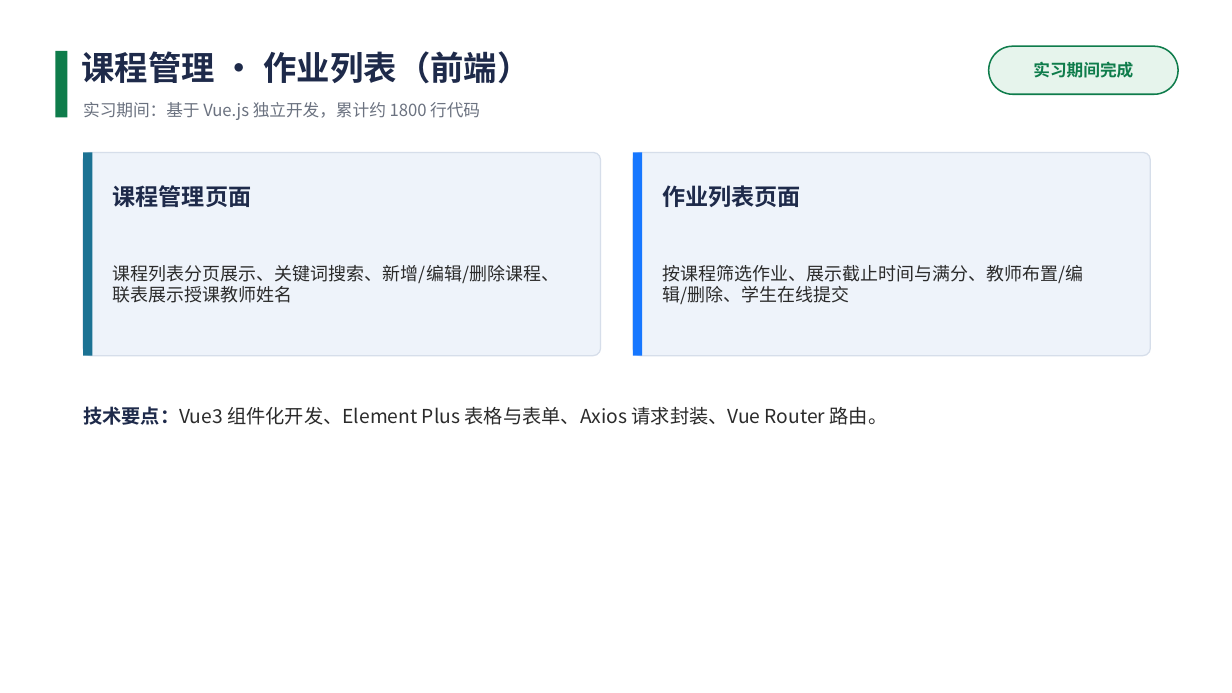
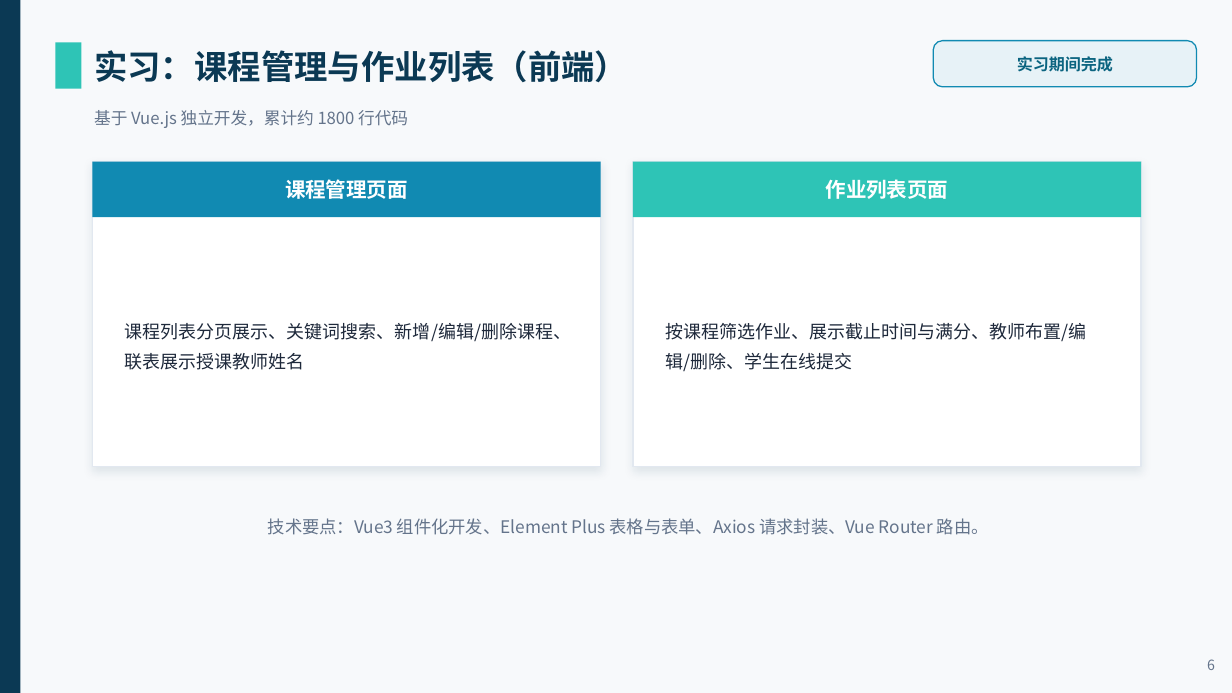
Before and after one commit to CloudGiaohaooo/smart-classroom, a slide deck: slide 6 of 答辩材料/答辩PPT-实习与拓展划分版.pptx. Drawn at 1232x693 pixels with LibreOffice and Linux fonts; fonts in the diff are those of the drawing. Boxes give left, top, right and bottom in pixels: in the first picture for what was removed or moved away, otherwise in the second. Text is boxed around its words. In the diff, an @@ line names an element or a change of style, - is before the commit and + after.

```diff
--- a/答辩材料/答辩PPT-实习与拓展划分版.pptx
+++ b/答辩材料/答辩PPT-实习与拓展划分版.pptx
@@ background #FFFFFF to #F7F9FB @@
@@ rectangle added at [0, 0, 20, 693], fill #0B3954 @@
@@ rectangle: place and size @@
-rectangle at [55, 51, 67, 117]
+rectangle at [55, 43, 81, 89]
@@ rectangle at [55, 43, 81, 89]: fill #0E7C4B to #2EC4B6 @@
@@ text at [94, 50, 628, 82]: text changed; text colour #1E2A4A to #0B3954 @@
-课程管理 · 作业列表（前端）
+实习：课程管理与作业列表（前端）
@@ text "实习期间完成": place and size @@
-text "实习期间完成" at [1033, 62, 1133, 78]
+text "实习期间完成" at [1017, 56, 1113, 72]
@@ text "实习期间完成" at [1017, 56, 1113, 72]: size 13 to 12.5 pt, text colour #0E7C4B to #0B6480 @@
@@ rounded rectangle: place and size @@
-rounded rectangle at [989, 46, 1178, 94]
+rounded rectangle at [933, 41, 1197, 87]
@@ rounded rectangle at [933, 41, 1197, 87]: fill #E6F4EC to #E7F2F7; outline #0E7C4B 1.2 pt to #118AB2 1 pt; proportions changed @@
@@ text at [94, 110, 408, 128]: text changed; text colour #6B7280 to #64748B @@
-实习期间：基于 Vue.js 独立开发，累计约 1800 行代码
+基于 Vue.js 独立开发，累计约 1800 行代码
@@ rounded rectangle removed at [83, 152, 601, 356] @@
@@ rectangle removed at [83, 152, 92, 356] @@
@@ text "课程管理页面": place and size @@
-text "课程管理页面" at [113, 185, 252, 207]
+text "课程管理页面" at [285, 179, 408, 199]
@@ text "课程管理页面" at [285, 179, 408, 199]: size 18 to 16 pt, text colour #1E2A4A to #FFFFFF; alignment left to centre @@
@@ rectangle added at [92, 162, 601, 467], fill #FFFFFF, outline #E2E8F0 1 pt @@
@@ rectangle added at [92, 162, 601, 217], fill #118AB2 @@
@@ text "作业列表页面" at [826, 179, 949, 199]: size 18 to 16 pt, text colour #1E2A4A to #FFFFFF; alignment left to centre @@
@@ text "作业列表页面": place and size @@
-text "作业列表页面" at [662, 185, 801, 207]
+text "作业列表页面" at [826, 179, 949, 199]
@@ rounded rectangle removed at [633, 152, 1151, 356] @@
@@ rectangle removed at [633, 152, 642, 356] @@
@@ rectangle added at [633, 162, 1141, 467], fill #FFFFFF, outline #E2E8F0 1 pt @@
@@ rectangle added at [633, 162, 1141, 217], fill #2EC4B6 @@
@@ text "课程列表分页展示、关键词搜索、新增/编辑/删除课程、联表展示授课教师姓名": place and size @@
-text "课程列表分页展示、关键词搜索、新增/编辑/删除课程、联表展示授课教师姓名" at [113, 265, 559, 303]
+text "课程列表分页展示、关键词搜索、新增/编辑/删除课程、联表展示授课教师姓名" at [125, 323, 571, 370]
@@ text "课程列表分页展示、关键词搜索、新增/编辑/删除课程、联表展示授课教师姓名" at [125, 323, 571, 370]: text colour #2B2B2B to #1E293B; line spacing 1 to 1.4 @@
@@ text "按课程筛选作业、展示截止时间与满分、教师布置/编辑/删除、学生在线提交" at [665, 323, 1086, 371]: text colour #2B2B2B to #1E293B; line spacing 1 to 1.4 @@
@@ text "按课程筛选作业、展示截止时间与满分、教师布置/编辑/删除、学生在线提交": place and size @@
-text "按课程筛选作业、展示截止时间与满分、教师布置/编辑/删除、学生在线提交" at [662, 265, 1083, 304]
+text "按课程筛选作业、展示截止时间与满分、教师布置/编辑/删除、学生在线提交" at [665, 323, 1086, 371]
@@ text "技术要点：Vue3 组件化开发、Element Plus 表格与表单、Axios 请求封装、Vue ...": place and size @@
-text "技术要点：Vue3 组件化开发、Element Plus 表格与表单、Axios 请求封装、Vue ..." at [83, 406, 888, 425]
+text "技术要点：Vue3 组件化开发、Element Plus 表格与表单、Axios 请求封装、Vue ..." at [268, 518, 989, 535]
@@ text "技术要点：Vue3 组件化开发、Element Plus 表格与表单、Axios 请求封装、Vue ..." at [268, 518, 989, 535]: size 15 to 13.5 pt, text colour #2B2B2B to #64748B; text colour #1E2A4A to #64748B, bold off in "技术要点：Vue3"; alignment left to centre @@
@@ text added at [1207, 659, 1215, 670], 11 pt, text #64748B @@
+6
```
Also in this commit, not shown: 9 other slides changed, 5 slides added, 3 slides removed, 17 other files.
